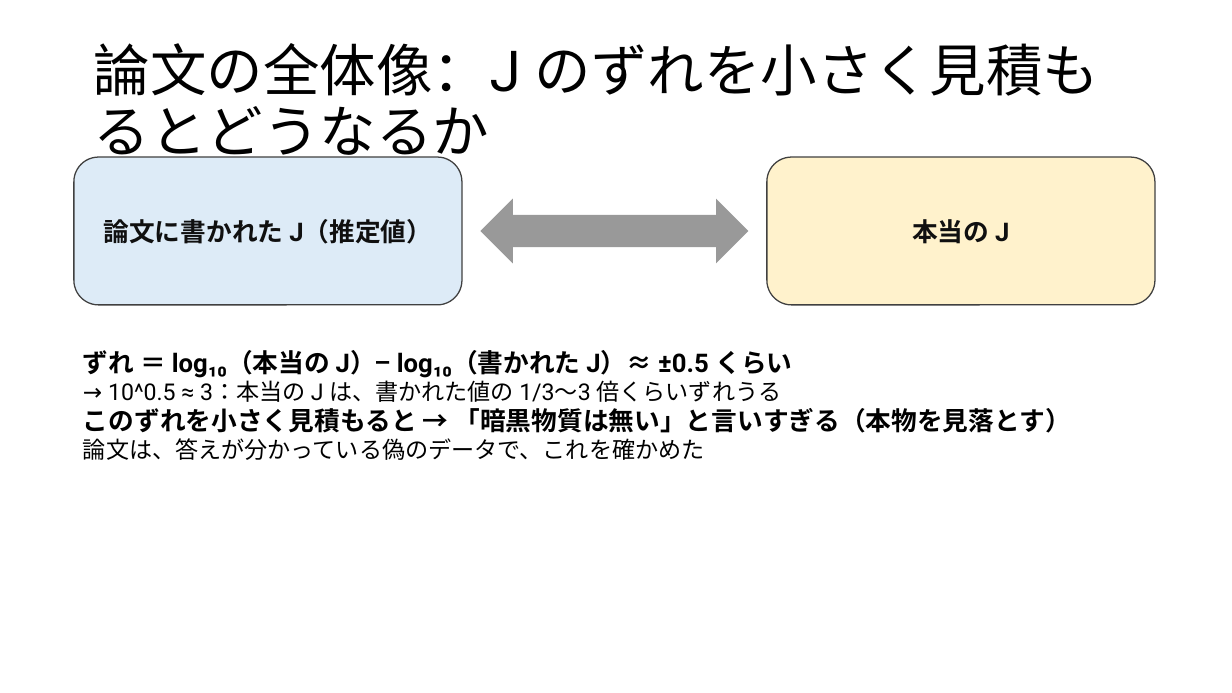
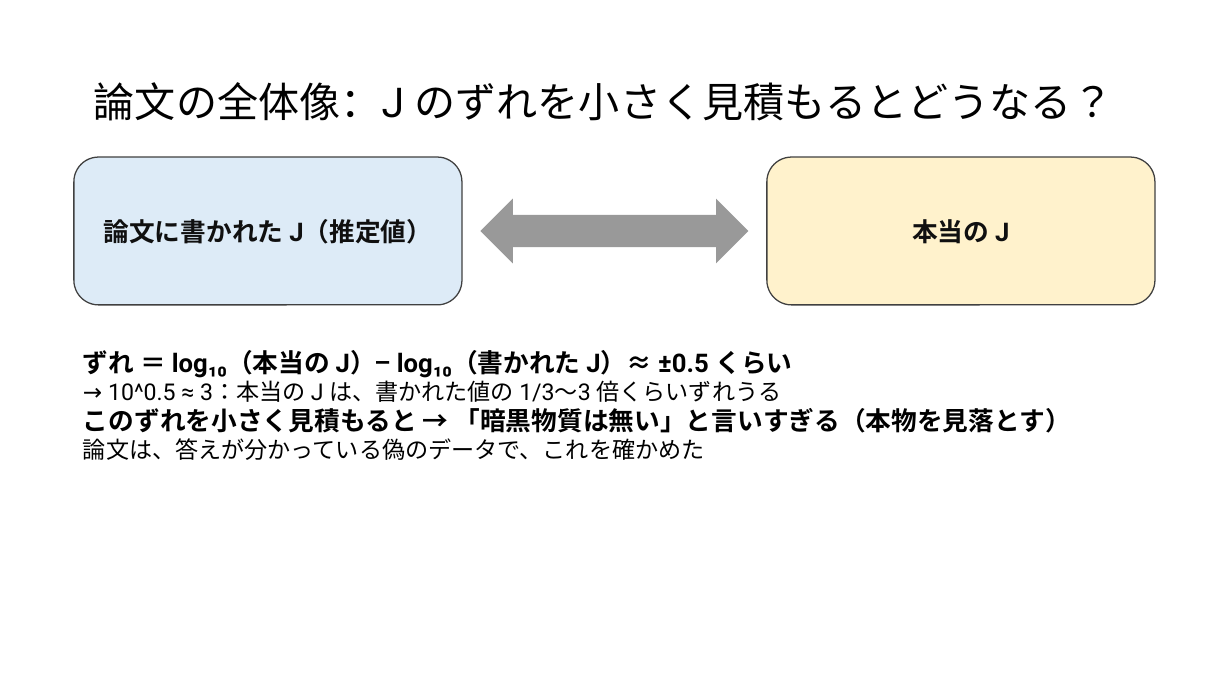
Before and after one commit to Mikann20041029/darkmatter-slides, a slide deck: slide 33 of slides/2026-10-03_研究進捗報告_claude_夕方版.pptx. Drawn at 1232x693 pixels with LibreOffice and Linux fonts; fonts in the diff are those of the drawing. Boxes give left, top, right and bottom in pixels: in the first picture for what was removed or moved away, otherwise in the second. Text is boxed around its words. In the diff, an @@ line names an element or a change of style, - is before the commit and + after.

Commit message:
slides: 本人の編集版を更新 (10-05 14:56)

```diff
--- a/slides/2026-10-03_研究進捗報告_claude_夕方版.pptx
+++ b/slides/2026-10-03_研究進捗報告_claude_夕方版.pptx
@@ title at <box>94,82,1114,121</box>: text changed; size 44 to 32 pt @@
-論文の全体像：J のずれを小さく見積もるとどうなるか
+論文の全体像：J のずれを小さく見積もるとどうなる？
```
